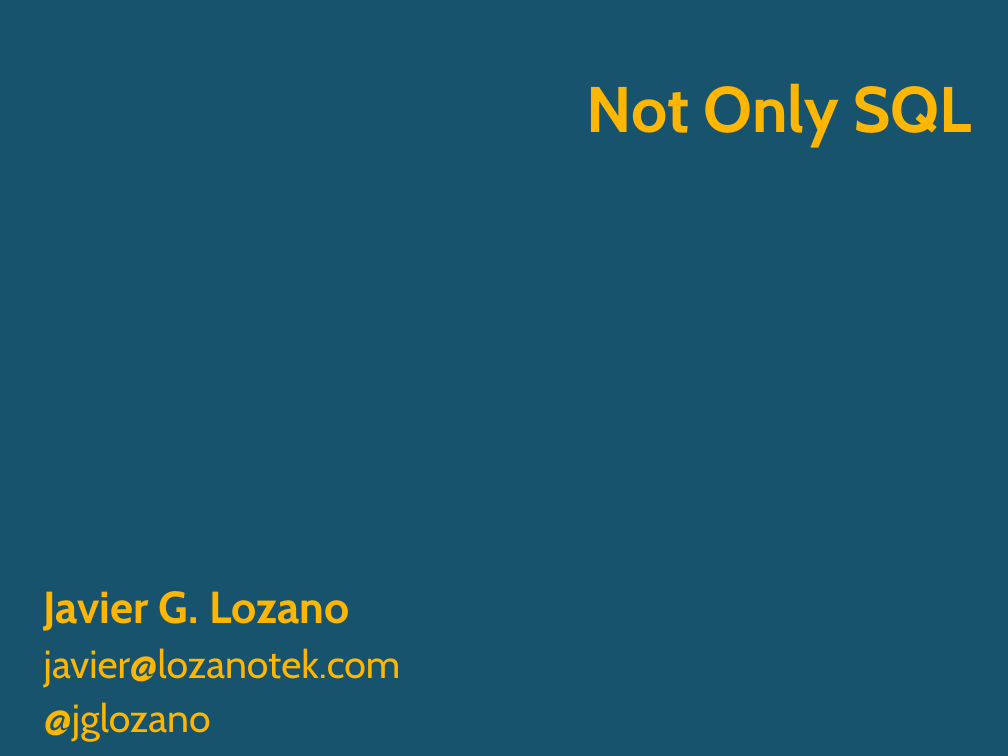
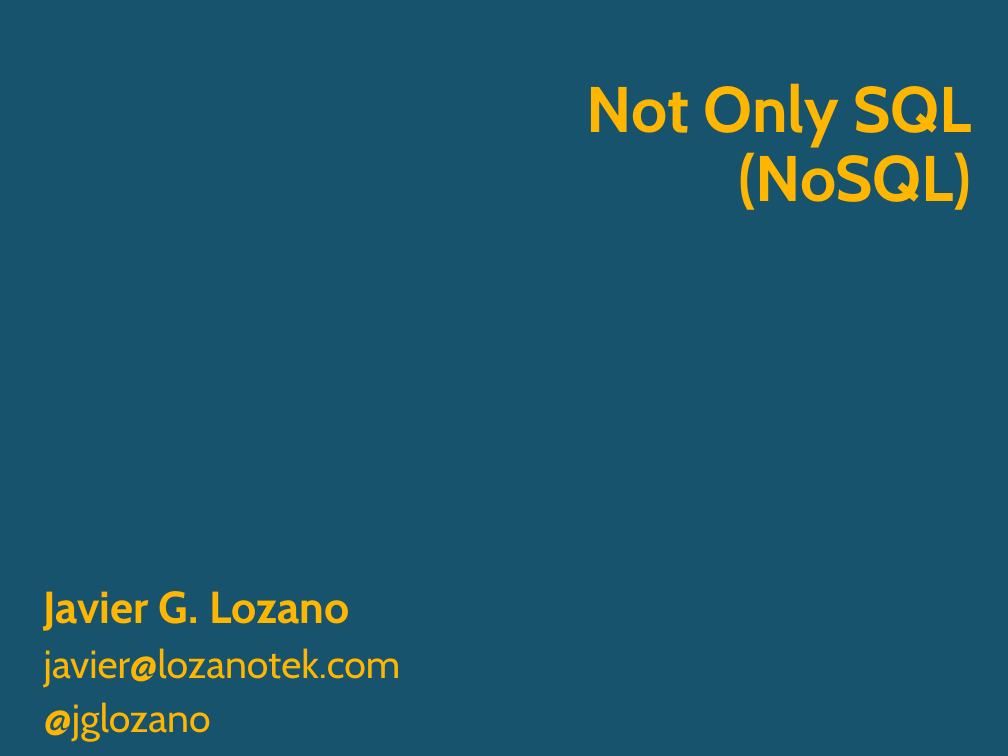
Before and after one commit to lozanotek/nosql, a slide deck: slide 1 of slides/NoSQL.pptx. Drawn at 1008x756 pixels with LibreOffice and Linux fonts; fonts in the diff are those of the drawing; background and template pictures are left out. Boxes give left, top, right and bottom in pixels: in the first picture for what was removed or moved away, otherwise in the second. Text is boxed around its words. In the diff, an @@ line names an element or a change of style, - is before the commit and + after.

Commit message:
Updated the slides.

```diff
--- a/slides/NoSQL.pptx
+++ b/slides/NoSQL.pptx
@@ title at <box>587,83,972,210</box>: text changed @@
-Not Only SQL
+Not Only SQL
+(NoSQL)
```
Also in this commit, not shown: 19 slides added.
